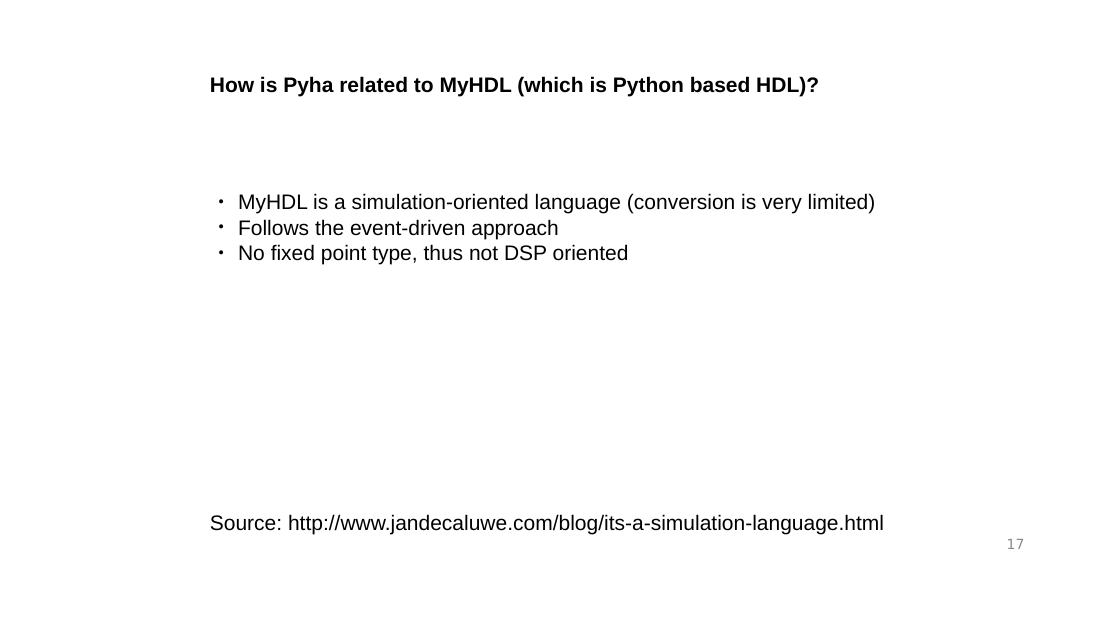
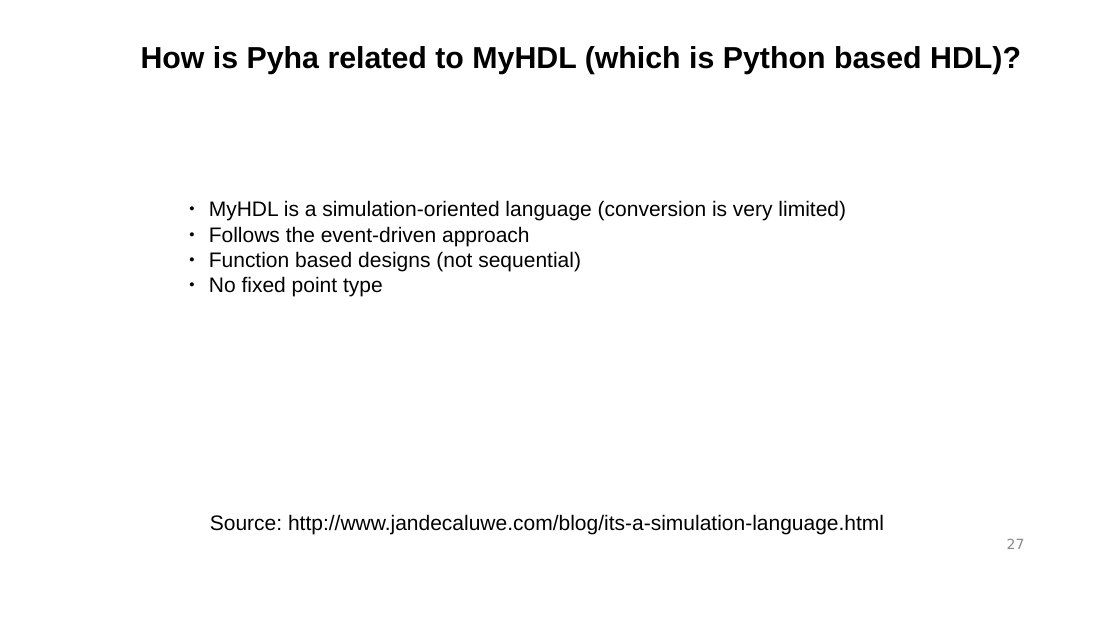
Before and after one commit to gasparka/thesis, a slide deck: slide 27 of presentation.odp (slide 17 before the commit). Drawn at 1120x630 pixels with LibreOffice and Linux fonts; fonts in the diff are those of the drawing; background and template pictures are left out. Boxes give left, top, right and bottom in pixels: in the first picture for what was removed or moved away, otherwise in the second. Text is boxed around its words. In the diff, an @@ line names an element or a change of style, - is before the commit and + after.

```diff
--- a/presentation.odp
+++ b/presentation.odp
@@ text "How is Pyha related to ...": place and size @@
-text "How is Pyha related to ..." at (210, 76, 819, 96)
+text "How is Pyha related to ..." at (141, 46, 1021, 74)
@@ text "How is Pyha related to ..." at (141, 46, 1021, 74): size 18 to 26 pt @@
@@ text "MyHDL is a simulation-oriented language ...": place and size @@
-text "MyHDL is a simulation-oriented language ..." at (238, 193, 876, 264)
+text "MyHDL is a simulation-oriented language ..." at (209, 200, 846, 297)
@@ text at (209, 251, 581, 297): text changed @@
-● No fixed point type, thus not DSP oriented
+● Function based designs (not sequential)
+● No fixed point type
@@ page number at (1007, 538, 1025, 549): text changed @@
-17
+27
```
Also in this commit, not shown: 14 other slides changed, 14 slides added, 2 slides removed, 1 other file.
